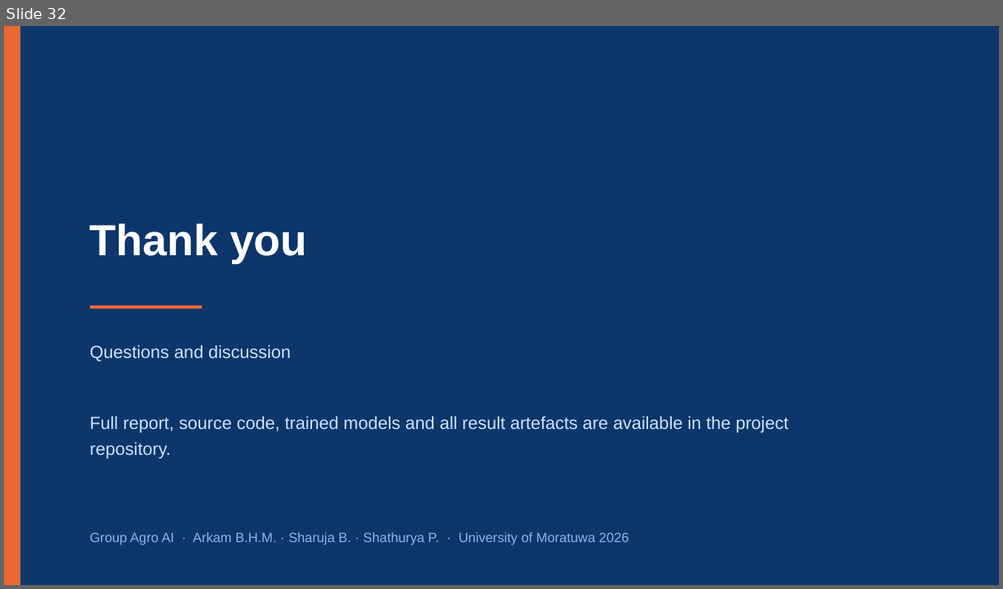
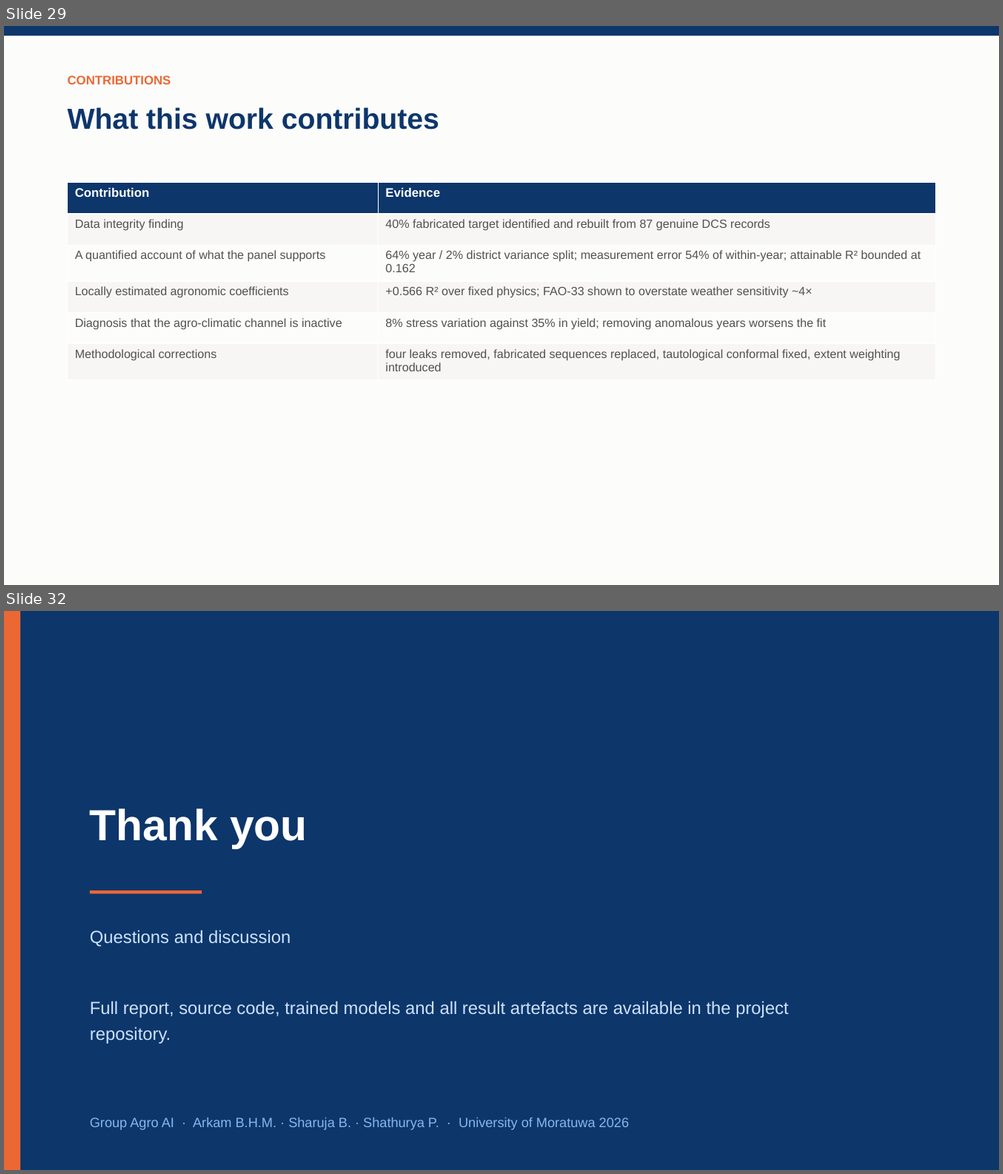
Before and after one commit to Arkambish/AgroAI, a slide deck: outputs/Final_Presentation_AgroAI.pptx. Shown one above the other, each under a label of ours: slide 32 before the commit, slides 29 and 32 after it; the slides between them are not shown. The pictures are 1003x589 and 1003x1174 pixels, drawn with LibreOffice and Linux fonts; fonts in the diff are those of the drawing. Boxes give left, top, right and bottom in pixels: in the first picture for what was removed or moved away, otherwise in the second. Text is boxed around its words. In the diff, an @@ line names an element or a change of style, - is before the commit and + after.

```diff
--- a/outputs/Final_Presentation_AgroAI.pptx
+++ b/outputs/Final_Presentation_AgroAI.pptx
@@ slide 29 added at <box>4,26,999,585</box>, background #FCFCFB @@
@@ rectangle added at <box>4,26,999,36</box>, fill #0D366B @@
@@ text added at <box>68,76,171,84</box>, 12 pt, text #EB6834, bold @@
+CONTRIBUTIONS
@@ text added at <box>68,107,439,130</box>, 28 pt, text #0D366B, bold @@
+What this work contributes
@@ table added at <box>68,183,935,375</box>, 6 rows, 2 columns @@
+Contribution | Evidence
+Data integrity finding | 40% fabricated target identified and rebuilt from 87 genuine DCS records
+A quantified account of what the panel supports | 64% year / 2% district variance split; measurement error 54% of within-year; attainable R² bounded at 0.162
+Locally estimated agronomic coefficients | +0.566 R² over fixed physics; FAO-33 shown to overstate weather sensitivity ~4×
+Diagnosis that the agro-climatic channel is inactive | 8% stress variation against 35% in yield; removing anomalous years worsens the fit
+Methodological corrections | four leaks removed, fabricated sequences replaced, tautological conformal fixed, extent weighting introduced
```
Also in this commit, not shown: 9 slides changed, 12 other slides added, 13 slides removed, 46 other files.
